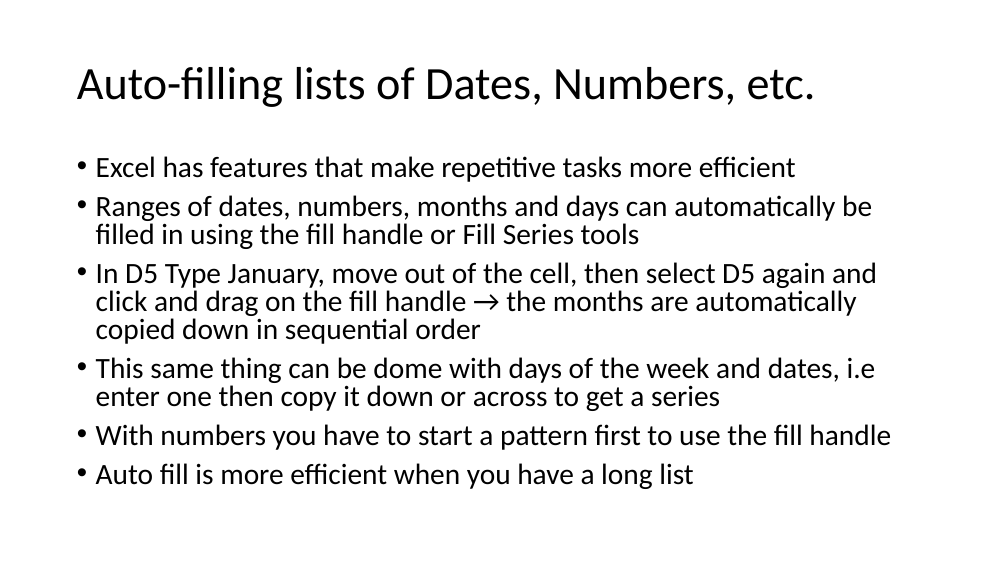
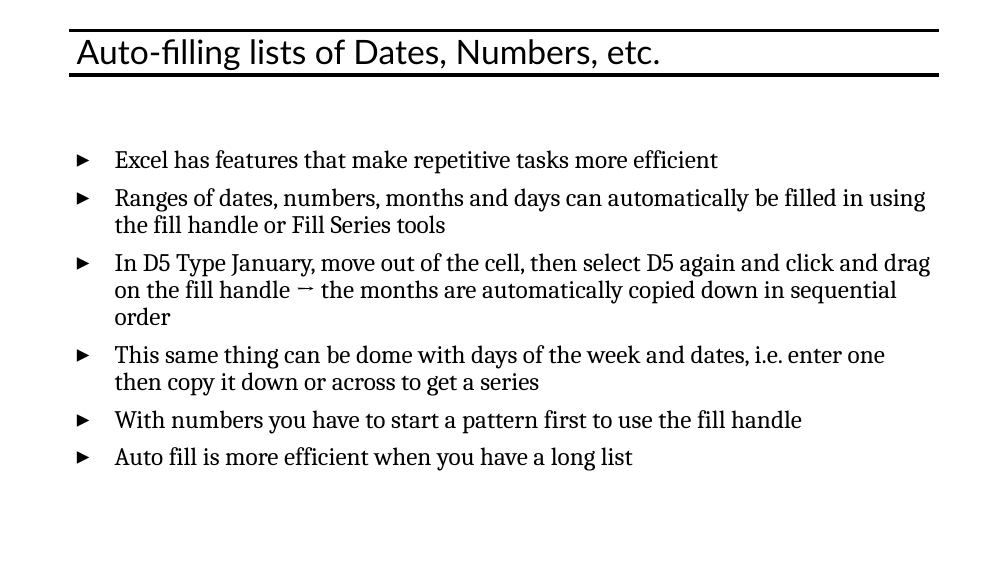
Before and after one commit to mjmacarty/excel-at-excel, a slide deck: slide 21 of Excel-at-Excel.pptx. Drawn at 1008x567 pixels with LibreOffice and Linux fonts; fonts in the diff are those of the drawing. Boxes give left, top, right and bottom in pixels: in the first picture for what was removed or moved away, otherwise in the second. Text is boxed around its words. In the diff, an @@ line names an element or a change of style, - is before the commit and + after.

```diff
--- a/Excel-at-Excel.pptx
+++ b/Excel-at-Excel.pptx
@@ title "Auto-filling lists of Dates, Numbers, ..." at [77, 39, 661, 70]: size 44 to 32 pt, font Calibri to Lato; vertical alignment middle to top @@
@@ line added from (70, 30) to (939, 30), #000000 3 pt @@
@@ line added from (70, 75) to (939, 75), #000000 3 pt @@
@@ text "Excel has features that make ...": place and size @@
-text "Excel has features that make ..." at [96, 156, 891, 489]
+text "Excel has features that make ..." at [115, 150, 930, 471]
@@ text at [115, 150, 930, 471]: size 28 to 24 pt, font Calibri to Cambria in "Excel has features that make repetitive tasks ...", "Ranges of dates, numbers, months and days ...", "In D5 Type January, move out of ...", "With numbers you have to start a ..." and 1 more places; bullet • to ▸; line spacing 0.8 to 0.9 @@
@@ text at [115, 345, 885, 396]: text changed; size 28 to 24 pt; font Calibri to Cambria @@
-• This same thing can be dome with days of the week and dates, i.e enter one then copy it down or across to get a series
+▸ This same thing can be dome with days of the week and dates, i.e. enter one then copy it down or across to get a series
```
Also in this commit, not shown: 39 other slides changed, 1 slide added.
